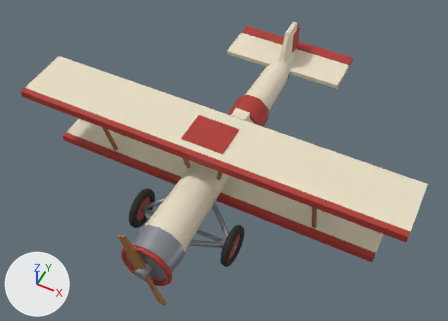
An edit to the glTF model assets/models/biplane-1920.glb, drawn before and after from the same camera.
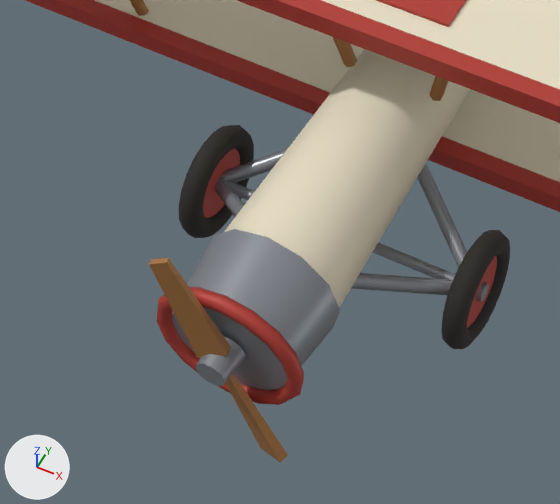
The first picture shows the older version from a 50 mm lens placed at (4.01, -7.66, 10.77), pointed at (0.01, 0.36, 0.75). The close-ups show the older and then the newer version on the part from 15% to 58% of the width and 45% to 100% of the height of that picture. Only the edits that show in the close-ups are written down. Arrows for +X, +Y and +Z are at lower left; the lights stay in place. Where no turn or scale is listed for an object, it has been applied to the vertices.

The scene before the commit, as lines of its bpy script (objects in view):
```python
ob_axle = bpy.data.objects.new('axle', me_mesh_39)
ob_axle.location = (0.0, -1.35, 0.44)
ob_prop_blade_lower = bpy.data.objects.new('prop_blade_lower', me_mesh_7)
ob_prop_blade_lower.location = (0.178, -2.92, 0.532)
ob_prop_blade_upper = bpy.data.objects.new('prop_blade_upper', me_mesh_6)
ob_prop_blade_upper.location = (-0.178, -2.92, 1.508)
ob_tire = bpy.data.objects.new('tire', me_mesh_40)
ob_tire.parent = ob_wheel_right
ob_tire.location = (0.0, 0.0, 0.0)
ob_tire.rotation_euler = (1.571, 0.0, 0.0)  # degrees (90, 0, 0)
ob_tire_001 = bpy.data.objects.new('tire.001', me_mesh_51)
ob_tire_001.parent = ob_wheel_left
ob_tire_001.location = (0.0, 0.0, 0.0)
ob_tire_001.rotation_euler = (1.571, 0.0, 0.0)  # degrees (90, 0, 0)
ob_wheel_left = bpy.data.objects.new('wheel_left', None)
ob_wheel_left.parent = ob_biplane
ob_wheel_left.location = (-1.05, -1.35, 0.44)
ob_wheel_left.rotation_euler = (0.0, -1.571, 0.0)  # degrees (0, -90, 0)
ob_wheel_right = bpy.data.objects.new('wheel_right', None)
ob_wheel_right.parent = ob_biplane
ob_wheel_right.location = (1.05, -1.35, 0.44)
ob_wheel_right.rotation_euler = (0.0, -1.571, 0.0)  # degrees (0, -90, 0)
ob_wing_upper_leading_edge = bpy.data.objects.new('wing_upper_leading_edge', me_mesh_11)
ob_wing_upper_leading_edge.location = (0.0, -0.82, 2.02)
# also in view: 'gear_r_front' at (0.68, -1.6, 0.58); 'wing_upper_marking' at (0.0, -0.22, 2.1); 'gear_r_rear' at (0.68, -1.05, 0.58); 'wing_lower' at (0.0, 0.15, 0.56); 'rim.001' at (-1.05, -1.35, 0.44)
```
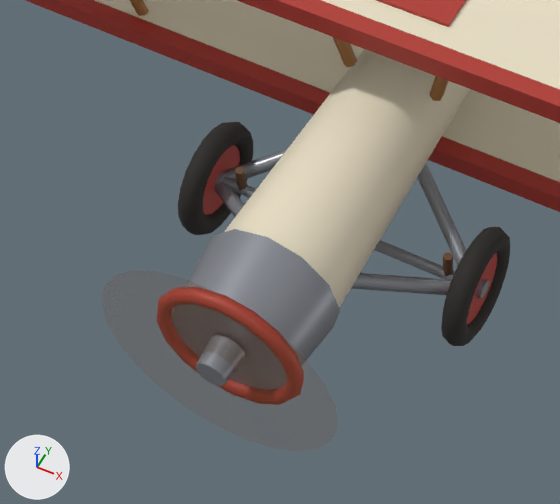
ob_wheel_right is not drawn itself; it is the parent of ob_tire.
ob_wheel_left is not drawn itself; it is the parent of ob_tire_001.

Where the newer file only moved an object's origin or applied its transform, the numbers keep the older frame.

Boxes [x1, y1, x2, y2] around the edits, measured in the close-ups (560 x 504 px):
'prop_blur_disc', added: after [101, 270, 338, 451]
'tire', moved, turned: before [441, 230, 510, 349]; after [441, 227, 510, 346]
'tire.001', moved, turned: before [179, 125, 254, 238]; after [178, 122, 253, 235]
'prop_blade_upper', deleted (brown): before [149, 258, 231, 358]
'prop_blade_lower', deleted (brown): before [225, 373, 288, 463]
'axle', moved (mostly hidden): before [227, 181, 455, 280]; after [222, 176, 455, 280]
'bungee_r', added: after [443, 252, 453, 276]
'bungee_l', added: after [235, 167, 247, 191]

Patch to the scene script:
```diff
--- a/assets/models/biplane-1920.glb.py
+++ b/assets/models/biplane-1920.glb.py
@@ mat_leather_brown @@
+mat_leather_brown = principled_material('leather_brown')
+mat_leather_brown.base_color = (0.147, 0.0685, 0.0284)  # brown #6b4a2f
+mat_leather_brown.metallic = 0.05
+mat_leather_brown.roughness = 0.75
@@ mat_prop_blur @@
+mat_prop_blur = principled_material('prop_blur')
+mat_prop_blur.base_color = (0.376, 0.165, 0.0452)  # brown #a5713c
+mat_prop_blur.roughness = 0.9
+mat_prop_blur.alpha = 0.22
@@ me_mesh_44_1 @@
+me_mesh_44_1.from_pydata(...)  # 16 vertices, 24 faces; spans x -0.03..0.03, y -0.035..0.035, z -0.1..0.1
+me_mesh_44_1.materials.append(mat_leather_brown)  # brown #6b4a2f
@@ me_mesh_6_1 @@
+me_mesh_6_1.from_pydata(...)  # 26 vertices, 24 faces; spans x -0.86..0.86, y 0.0, z -0.86..0.86
+me_mesh_6_1.materials.append(mat_prop_blur)  # brown #a5713c
@@ ob_prop_blade_upper @@
-ob_prop_blade_upper = bpy.data.objects.new('prop_blade_upper', me_mesh_6)
-ob_prop_blade_upper.location = (-0.178, -2.92, 1.508)
@@ ob_prop_blade_lower @@
-ob_prop_blade_lower = bpy.data.objects.new('prop_blade_lower', me_mesh_7)
-ob_prop_blade_lower.location = (0.178, -2.92, 0.532)
@@ ob_axle @@
 ob_axle = bpy.data.objects.new('axle', me_mesh_39)
-ob_axle.location = (0.0, -1.35, 0.44)
+ob_axle.location = (0.0, -1.35, 0.478)
@@ ob_wheel_right @@
 ob_wheel_right = bpy.data.objects.new('wheel_right', None)
-ob_wheel_right.parent = ob_biplane
+ob_wheel_right.parent = ob_gear_suspension
 ob_wheel_right.location = (1.05, -1.35, 0.44)
-ob_wheel_right.rotation_euler = (0.0, -1.571, 0.0)  # degrees (0, -90, 0)
+ob_wheel_right.rotation_euler = (0.0, 2.509, 1.571)  # degrees (0, 144, 90)
@@ ob_tire @@
 ob_tire.location = (0.0, 0.0, 0.0)
-ob_tire.rotation_euler = (1.571, 0.0, 0.0)  # degrees (90, 0, 0)
@@ ob_wheel_left @@
 ob_wheel_left = bpy.data.objects.new('wheel_left', None)
-ob_wheel_left.parent = ob_biplane
+ob_wheel_left.parent = ob_gear_suspension
 ob_wheel_left.location = (-1.05, -1.35, 0.44)
-ob_wheel_left.rotation_euler = (0.0, -1.571, 0.0)  # degrees (0, -90, 0)
+ob_wheel_left.rotation_euler = (0.0, 2.509, 1.571)  # degrees (0, 144, 90)
@@ ob_tire_001 @@
 ob_tire_001.location = (0.0, 0.0, 0.0)
-ob_tire_001.rotation_euler = (1.571, 0.0, 0.0)  # degrees (90, 0, 0)
@@ ob_gear_suspension @@
+ob_gear_suspension = bpy.data.objects.new('gear_suspension', None)
+ob_gear_suspension.parent = ob_biplane
+ob_gear_suspension.location = (0.0, 0.0, 0.0376)
@@ ob_bungee_l @@
+ob_bungee_l = bpy.data.objects.new('bungee_l', me_mesh_44_1)
+ob_bungee_l.location = (-0.83, -1.35, 0.598)
@@ ob_bungee_r @@
+ob_bungee_r = bpy.data.objects.new('bungee_r', me_mesh_44_1.copy())
+ob_bungee_r.location = (0.83, -1.35, 0.598)
@@ ob_prop_blur_disc @@
+ob_prop_blur_disc = bpy.data.objects.new('prop_blur_disc', me_mesh_6_1)
+ob_prop_blur_disc.location = (0.0, -2.94, 1.02)
```
